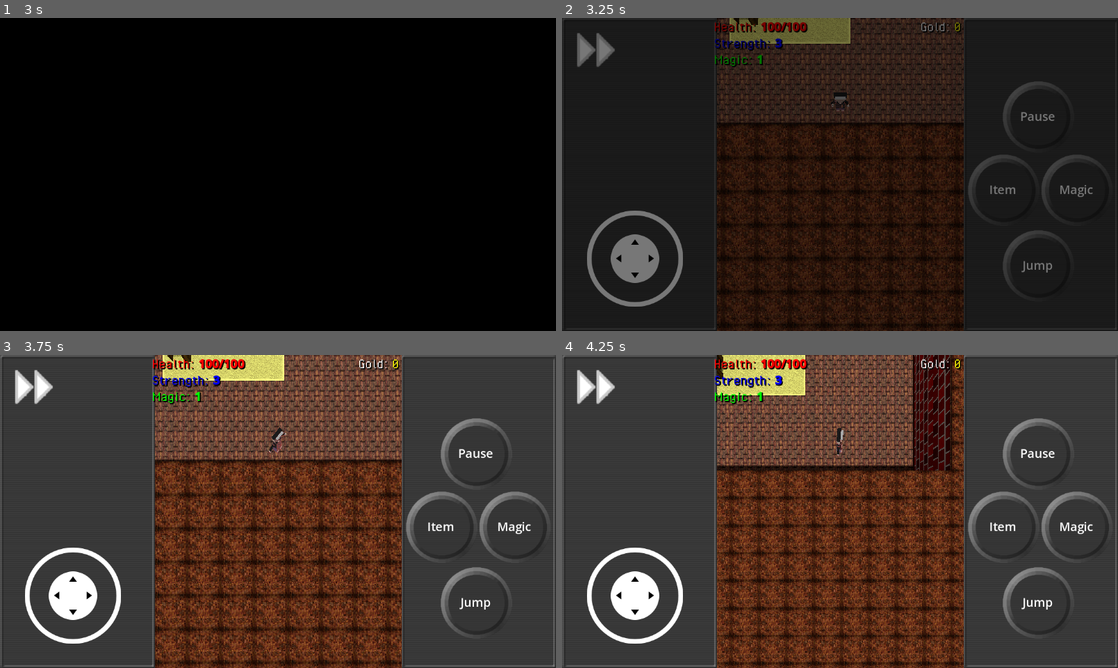
Above: before the commit, frames 1-4 (two rows, left to right).
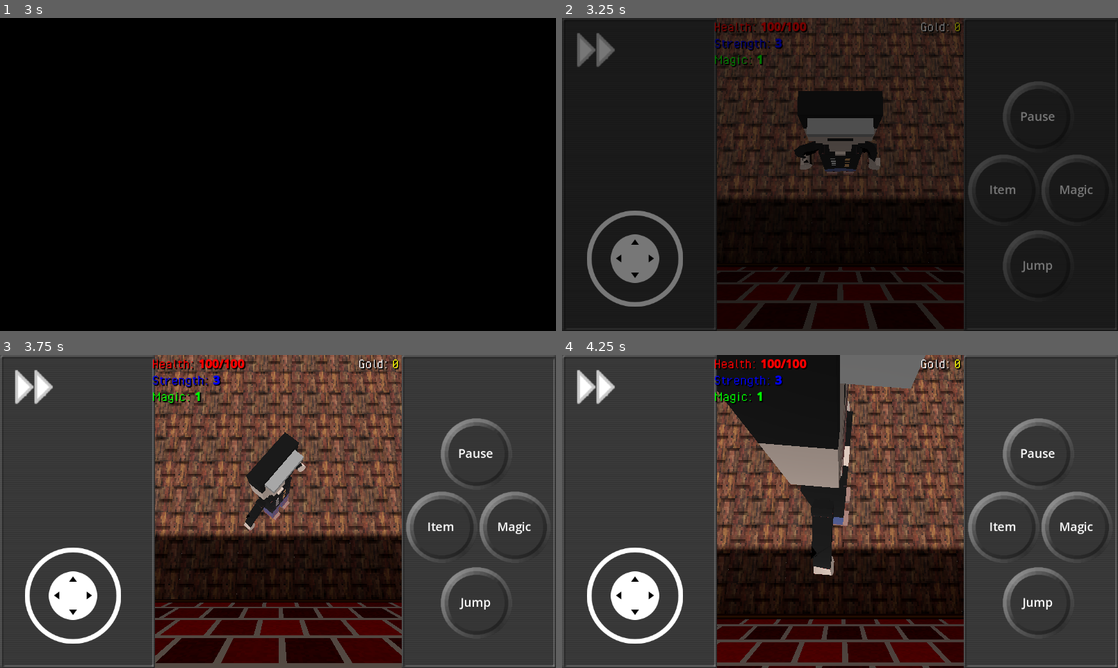
Above: after the commit, the same moments.

Repository: davididev/DavidiClanZappers
Game: Godot game, scene res://Scenes/Global/TitleScreen.tscn
Two runs of this game, one before a commit and one after it. Both use one fixed random seed, a clock stepped at 60 frames per second and the inputs below.
Inputs (mouse positions are in pixels of both pictures, inside the frame that each line leads up to):
- Up to frame 1 (3 s): click "Next" at 0.5 s; click "Next" at 1.25 s; click (278, 174) at 2 s; click "New Game" at 2.75 s
- Up to frame 2 (3.25 s): no input
- Up to frame 3 (3.75 s): move the mouse to (400, 495) at 3.52 s; hold Right (ui_right) from 3.53 s (still down); tap Z (item) at 3.6 s; click (400, 495) at 3.67 s
- Up to frame 4 (4.25 s): keep holding Right (ui_right); tap Space (jump) at 3.77 s

Frame 1 is identical in both runs. In frame 2, 18% of the frame differs, in the area x 27-73%, y 0-100%; in frame 3, 35%; in frame 4, 38%.

Commit message:
Converted camera to spring arm

Diff:
--- a/Prefabs/Player/nate_boilerplate.tscn
+++ b/Prefabs/Player/nate_boilerplate.tscn
@@ -17,11 +17,15 @@
 custom_solver_bias = 0.5
 height = 2.5
 
+[sub_resource type="BoxShape3D" id="BoxShape3D_ier6u"]
+size = Vector3(0.5, 0.5, 0.5)
+
 [node name="NateBoilerplate" type="Node3D" groups=["SerializedNode"]]
 script = ExtResource("1_s37ou")
 playerRoot = NodePath("CharacterBody3D/CollisionShape3D/NateRiggedFinal")
 characterController = NodePath("CharacterBody3D")
-camera = NodePath("Camera3D")
+camera = NodePath("SpringArm3D/Camera3D")
+springArm = NodePath("SpringArm3D")
 
 [node name="CharacterBody3D" type="CharacterBody3D" parent="." groups=["Player"]]
 collision_layer = 4
@@ -279,9 +283,6 @@
 
 [node name="DropShadow" parent="CharacterBody3D" instance=ExtResource("4_87t5j")]
 
-[node name="Camera3D" type="Camera3D" parent="."]
-transform = Transform3D(1, 0, 0, 0, -4.37114e-08, 1, 0, -1, -4.37114e-08, 0, 10, 2)
-
 [node name="PlayerUI" parent="." instance=ExtResource("3_nnjor")]
 
 [node name="NPC" type="Node3D" parent="."]
@@ -299,6 +300,14 @@
 starting_prefabs = Array[PackedScene]([ExtResource("10_k2yut"), ExtResource("12_jk2dd")])
 starting_size = Array[int]([25, 5])
 
+[node name="SpringArm3D" type="SpringArm3D" parent="."]
+transform = Transform3D(1, 0, 0, 0, 0.173648, 0.984808, 0, -0.984808, 0.173648, 0, 0, 0)
+collision_mask = 3
+shape = SubResource("BoxShape3D_ier6u")
+spring_length = 10.0
+
+[node name="Camera3D" type="Camera3D" parent="SpringArm3D"]
+
 [connection signal="OnDamage" from="CharacterBody3D" to="CharacterBody3D" method="Damage"]
 
 [editable path="CharacterBody3D/CollisionShape3D/NateRiggedFinal"]
--- a/Scripts/Global/Player/boilerplate.gd
+++ b/Scripts/Global/Player/boilerplate.gd
@@ -3,6 +3,7 @@
 @export var playerRoot : NodePath;
 @export var characterController : NodePath;
 @export var camera : NodePath;
+@export var springArm : NodePath;
 
 
 
@@ -119,4 +120,5 @@
 
 
 
-	get_node(camera).position = cc.position + Vector3(0.0, 10.0, 3.0);
+	get_node(springArm).position = cc.position;
+	#get_node(camera).position = cc.position + Vector3(0.0, 10.0, 3.0);
Not shown: 1 places in Prefabs/Player/nate_boilerplate.tscn that only renumber resources
